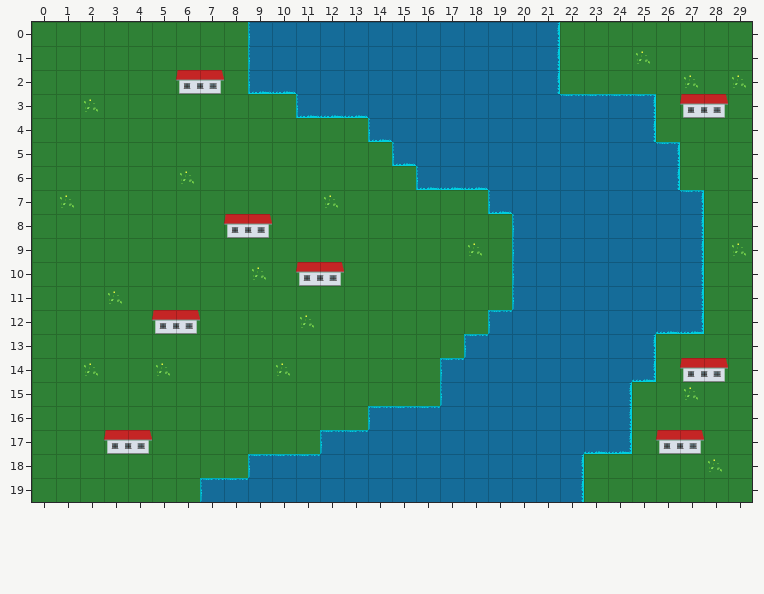
Two versions of a level (Tiled map (JSON), assets/tilemaps/level4.json). This is how it looked before the edit.
Cells are 30x30 px. Shown: x 0..29, y 0..19.
New version:
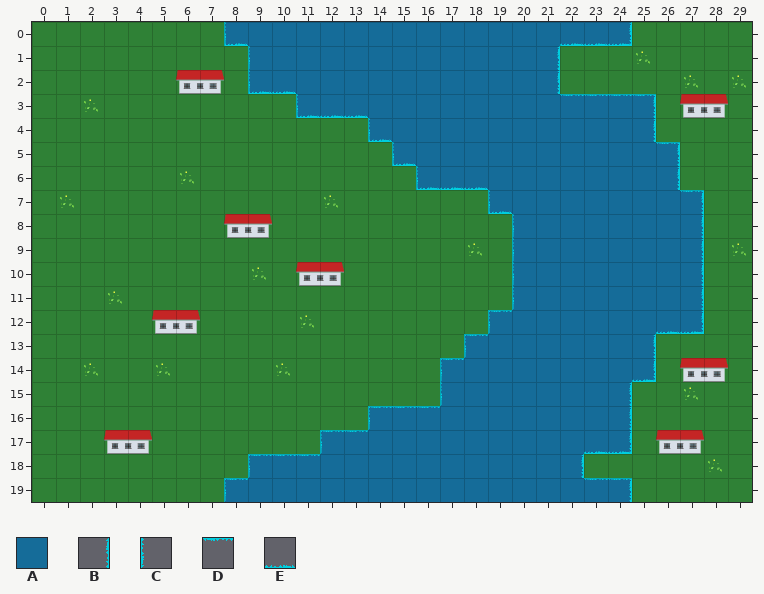
Key: from "tiles_60-90": A 1, B 3, C 3 turned 180, D 3 turned 270, E 3 turned 90.
_ is an empty cell, . an unchanged one.
Difference:
--- layer "Water"
@@ x 8..24 @@
- 0 _.............___
+ 0 A.............AAA
@@ x 7..24 @@
-19 A...............__
+19 _...............AA
--- layer "ShoreVertical"
@@ x 8..24 @@
- 0 _C...........B.._
+ 0 C_..........._..B
@@ x 7..24 @@
-19 C_.............B._
+19 _C............._.B
--- layer "ShoreHorizontal"
@@ x 8..24 @@
- 0 _.............___
+ 0 E.............EEE
@@ x 7..24 @@
-19 D...............__
+19 _...............DD
